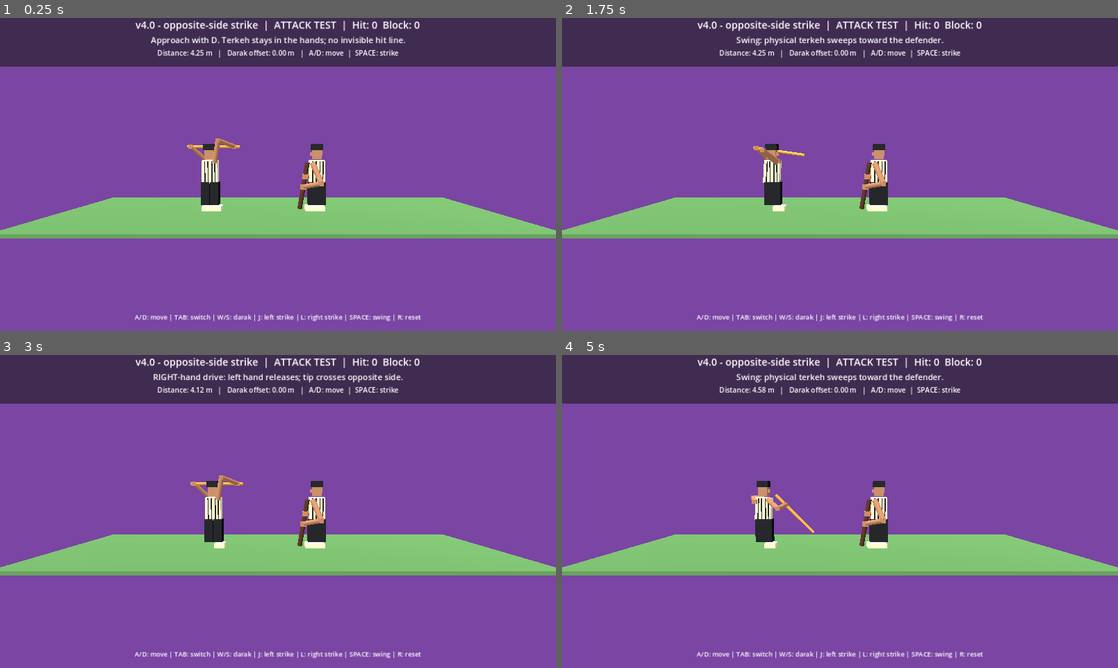
Above: before the commit, frames 1-4 (two rows, left to right).
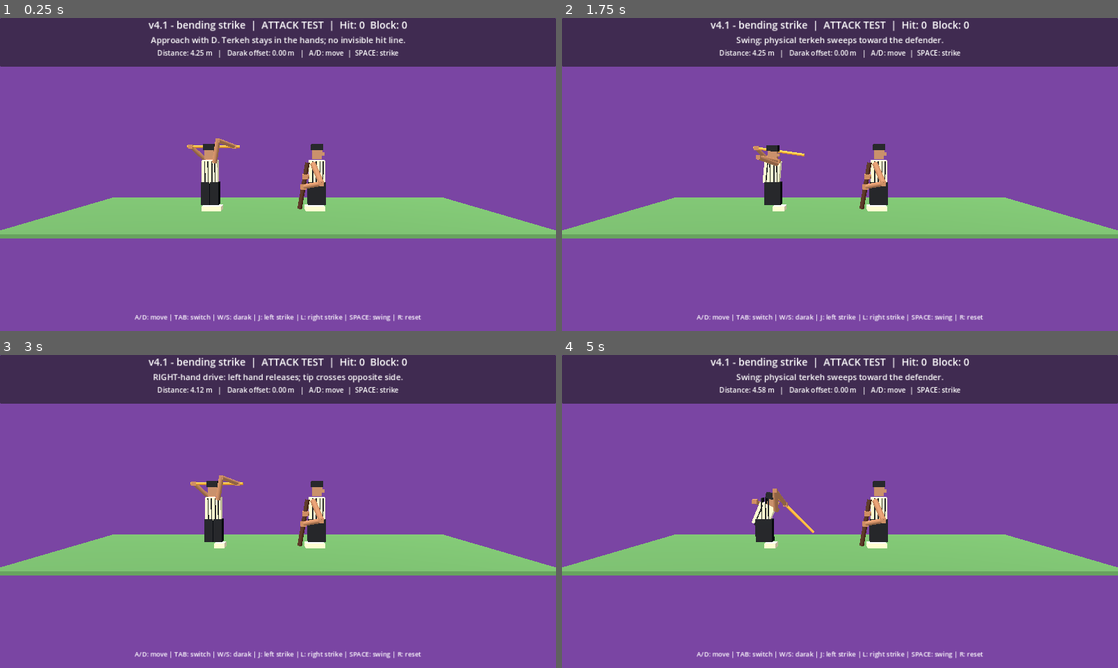
Above: after the commit, the same moments.

Repository: vahidainima-prog/tarke-darak-game
Game: Godot game, scene res://main.tscn
Same seed, same stepped clock (60 frames per second), same inputs: the game is played once before the commit and once after it.
Inputs:
- Up to frame 1 (0.25 s): no input
- Up to frame 2 (1.75 s): tap Enter at 0.5 s; hold D 0.53-1.28 s; tap Tab at 0.6 s; tap Space at 0.77, 1.52 s; hold S from 1.28 s (still down); tap R at 1.35 s
- Up to frame 3 (3 s): release S at 2.03 s; hold D 2.03-2.78 s; tap J at 2.1 s; hold W from 2.78 s (still down); tap L at 2.85 s
- Up to frame 4 (5 s): tap Space at 3.02, 3.77, 4.52 s; release W at 3.53 s; hold A from 3.53 s (still down); tap Tab at 3.6 s; tap R at 4.35 s

The runs differ from the first frame. In frame 1, 0.8% of the frame differs, in the area x 24-76%, y 0-44%; in frame 2, 1.0%; in frame 3, 0.8%; in frame 4, 1.2%, in the area x 24-76%, y 0-55%.

Commit message:
Animate attacker bending at waist and lowering head shoulders during leg strike

Diff:
--- a/tarke_darak_godot_v2/main.gd
+++ b/tarke_darak_godot_v2/main.gd
@@ -2,7 +2,7 @@
 
 # Godot 4.x — visual mechanics test. Side camera looks along -Z.
 # Feint depth: negative Z is BEHIND the attacker; positive Z is IN FRONT.
-const BUILD_LABEL := "v4.0 - opposite-side strike"
+const BUILD_LABEL := "v4.1 - bending strike"
 const DEF_X := 1.55
 const MIN_X := -4.7
 const MAX_X := 0.35
@@ -311,6 +311,8 @@
  # Feet return to their original local positions when movement stops.
  var stride := minf(1.0, absf(motion) / 1.8)
  var accent := sin(swing_pose * PI) if swing_pose > 0.0 else 0.0
+ var bend := smoothstep(0.12, 0.82, swing_pose) if facing > 0.0 else 0.0
+ var lean := 0.36 * bend
  for child in character.get_children():
   if not child is Node3D:
    continue
@@ -325,7 +327,15 @@
    n.position.x = base_x + 0.19 * stride * step + facing * 0.08 * accent
    n.position.y = (0.12 if n.name.begins_with("Giveh") else 0.70) + 0.08 * stride * maxf(0.0, step)
   elif n.name == "Chogha" or n.name.begins_with("Stripe"):
-   n.rotation.z = -facing * (0.035 * stride * sin(phase) + 0.10 * accent)
+   n.rotation.z = -facing * (0.035 * stride * sin(phase) + 0.10 * accent + lean)
+   n.position.x = (0.0 if n.name == "Chogha" else n.position.x)
+   n.position.y = 1.57 - 0.25 * bend
+  elif n.name == "Head" or n.name == "Hat" or n.name == "Nose-facing":
+   var head_x := 0.22 if n.name == "Nose-facing" else 0.0
+   var head_y := 2.27 if n.name == "Nose-facing" else (2.54 if n.name == "Hat" else 2.26)
+   n.position.x = head_x + facing * 0.34 * bend
+   n.position.y = head_y - 0.48 * bend
+   n.rotation.z = -facing * 0.23 * bend
 
 func update_visuals() -> void:
  attacker.position.x = attack_x
@@ -337,6 +347,8 @@
   pose = lerpf(recovery_from, 0.0, smoothstep(0.0, 1.0, recovery))
  animate_footwork(attacker, attack_step_phase, attack_x - last_attack_x, pose, 1.0)
  animate_footwork(defender, defend_step_phase, defender_x - last_defender_x, 0.0, -1.0)
+ var bend_amount := smoothstep(0.12, 0.82, pose)
+ var shoulder_shift := Vector3(0.31 * bend_amount, -0.42 * bend_amount, 0.0)
  var ends := strike_ends(pose)
  var a := ends[0]
  var b := ends[1]
@@ -360,8 +372,8 @@
  var right_rest := Vector3(attack_x + 0.33, 1.88, 0.25)
  attack_hand_a.position = left_grip.lerp(left_rest, release_blend if strike_side < 0 else 0.0)
  attack_hand_b.position = right_grip.lerp(right_rest, release_blend if strike_side > 0 else 0.0)
- place_two_bone_arm(attack_arm_a, attack_forearm_a, attack_elbow_a, Vector3(attack_x + 0.20, 1.92, -0.14), attack_hand_a.position, Vector3(-0.6, 0.1, -0.7))
- place_two_bone_arm(attack_arm_b, attack_forearm_b, attack_elbow_b, Vector3(attack_x + 0.20, 1.92, 0.16), attack_hand_b.position, Vector3(-0.6, 0.1, 0.7))
+ place_two_bone_arm(attack_arm_a, attack_forearm_a, attack_elbow_a, Vector3(attack_x + 0.20, 1.92, -0.14) + shoulder_shift, attack_hand_a.position, Vector3(-0.6, 0.1, -0.7))
+ place_two_bone_arm(attack_arm_b, attack_forearm_b, attack_elbow_b, Vector3(attack_x + 0.20, 1.92, 0.16) + shoulder_shift, attack_hand_b.position, Vector3(-0.6, 0.1, 0.7))
  var g := guard_ends()
  place_rod(darak, g[0], g[1])
  defend_hand.position = g[0].lerp(g[1], 0.70)
